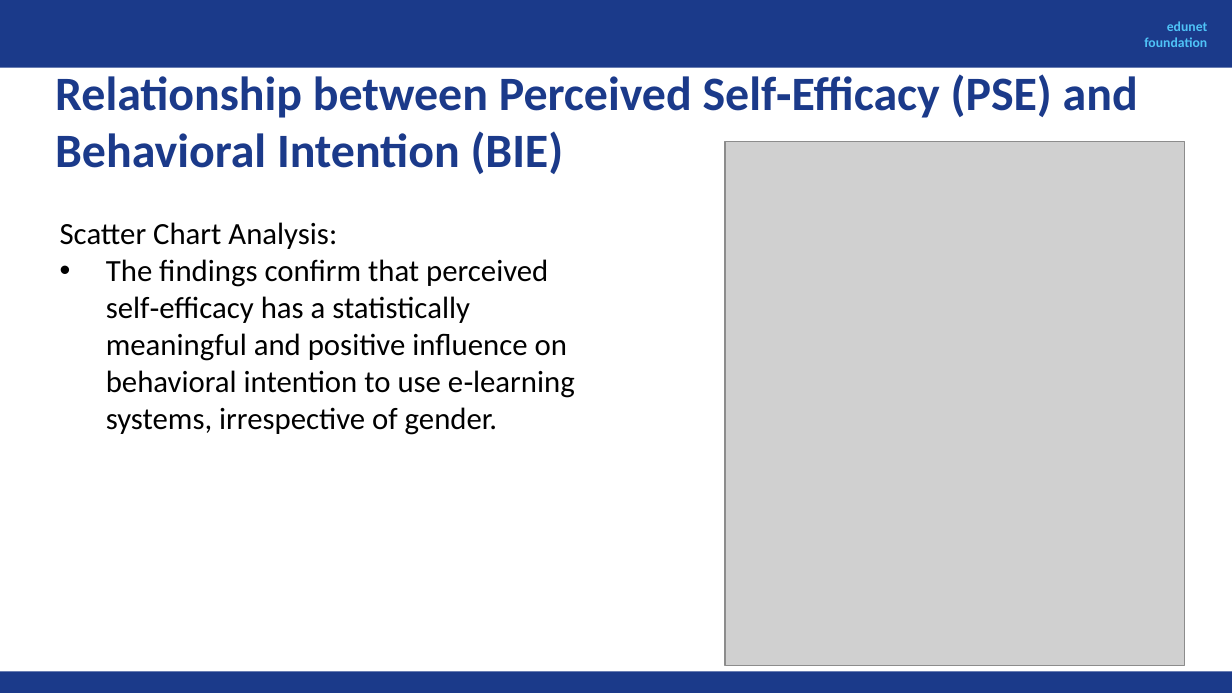
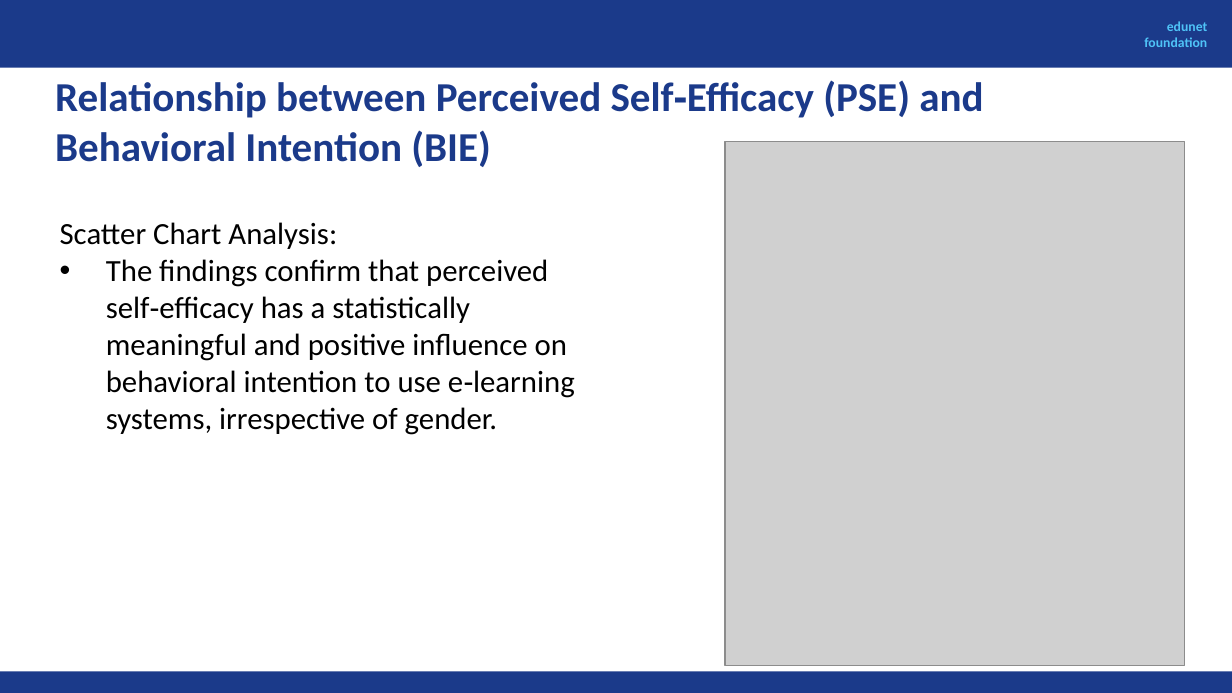
Before and after one commit to preetisingh-crypto/My_Project, a slide deck: slide 18 of AI Fellowship Project on E learning.pptx. Drawn at 1232x693 pixels with LibreOffice and Linux fonts; fonts in the diff are those of the drawing; grey boxes stand for pictures. Boxes give left, top, right and bottom in pixels: in the first picture for what was removed or moved away, otherwise in the second. Text is boxed around its words. In the diff, an @@ line names an element or a change of style, - is before the commit and + after.

```diff
--- a/AI Fellowship Project on E learning.pptx
+++ b/AI Fellowship Project on E learning.pptx
@@ text "Relationship between Perceived Self‑Efficacy (PSE) ..." at bbox=[55, 80, 983, 167]: size 28 to 24 pt @@
```
Also in this commit, not shown: 10 other slides changed.
